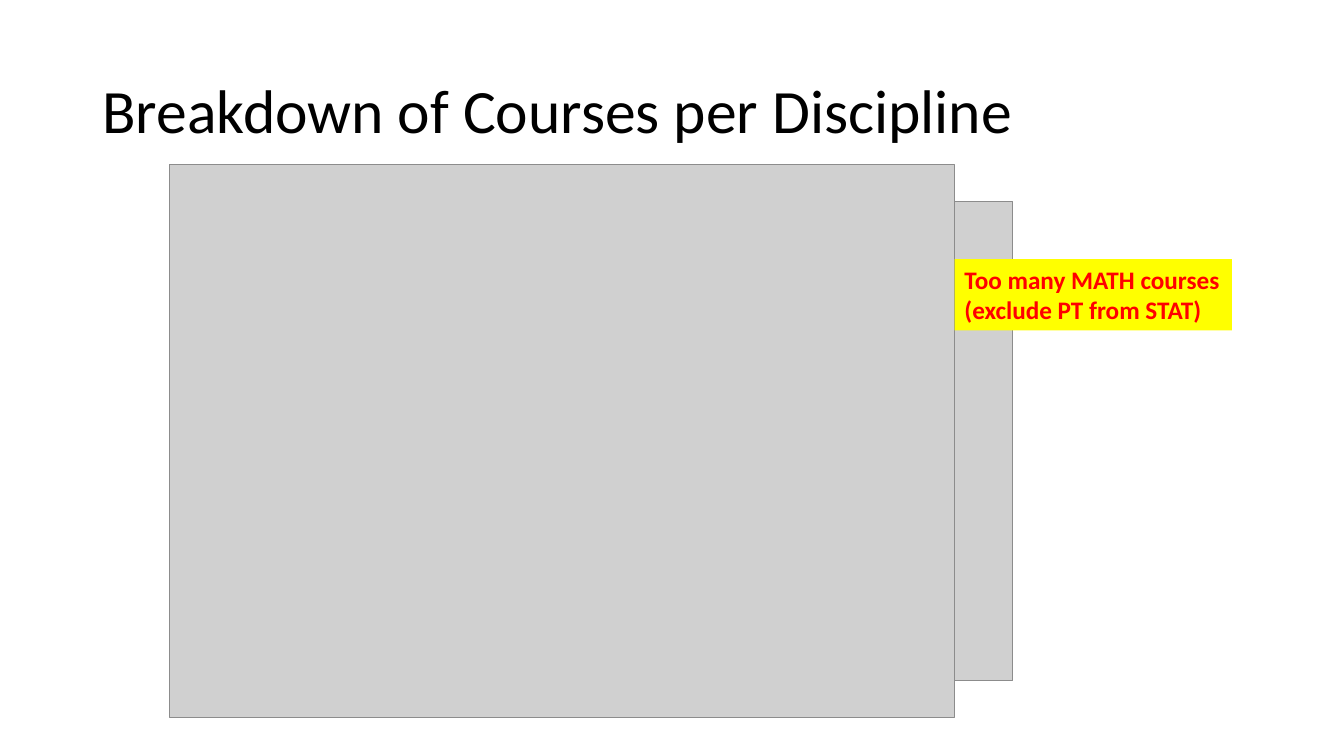
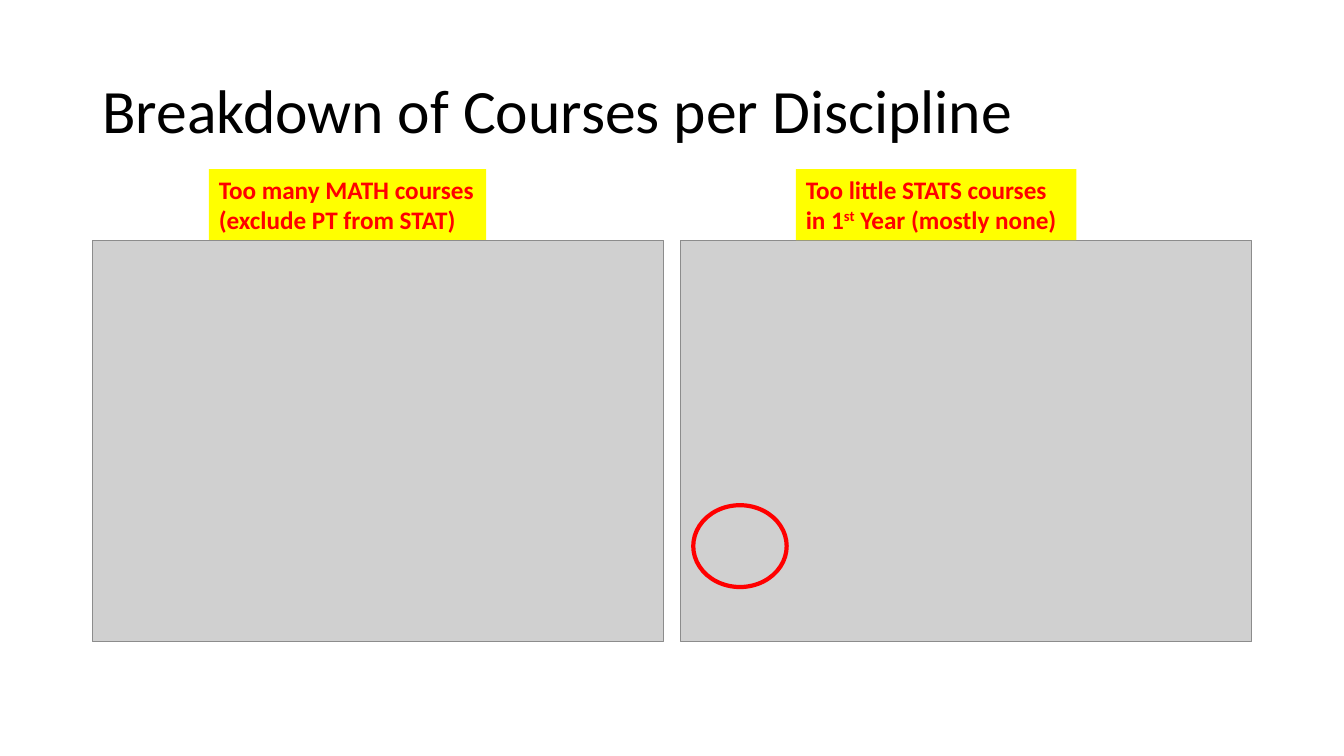
Before and after one commit to damouras/SoSC, a slide deck: slide 9 of Status fo Statistics Curricula.pptx (slide 8 before the commit). Drawn at 1344x756 pixels with LibreOffice and Linux fonts; fonts in the diff are those of the drawing; grey boxes stand for pictures. Boxes give left, top, right and bottom in pixels: in the first picture for what was removed or moved away, otherwise in the second. Text is boxed around its words. In the diff, an @@ line names an element or a change of style, - is before the commit and + after.

```diff
--- a/Status fo Statistics Curricula.pptx
+++ b/Status fo Statistics Curricula.pptx
@@ picture removed at [169,165,955,718] @@
@@ rectangle "Too many MATH courses": place and size @@
-rectangle "Too many MATH courses" at [955,259,1232,331]
+rectangle "Too many MATH courses" at [209,169,486,241]
@@ rectangle added at [797,169,1077,241], fill #FFFF00, 18 pt, text #FF0000, bold @@
+Too little STATS courses
+in 1st Year (mostly none)
@@ picture removed at [331,202,1013,682] @@
@@ picture added at [93,240,664,641] @@
@@ picture added at [681,240,1252,641] @@
@@ ellipse added at [694,505,787,587], outline #FF0000 3 pt @@
```
Also in this commit, not shown: 6 other slides changed, 3 slides added, 2 slides removed, 7 other files.
